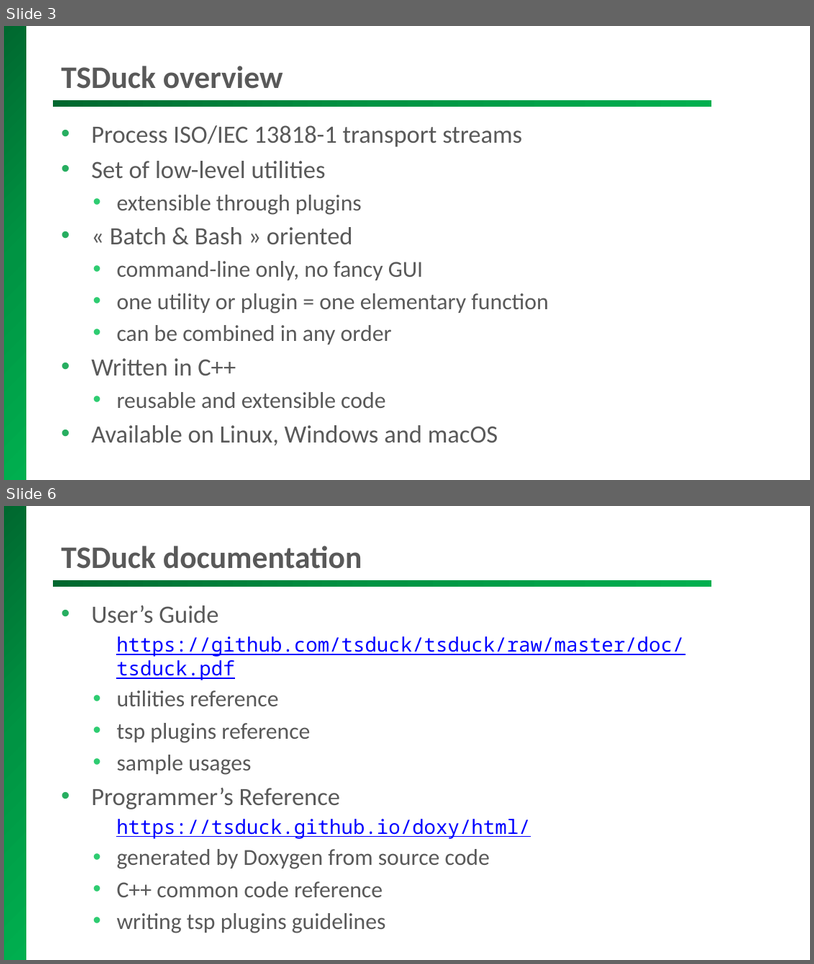
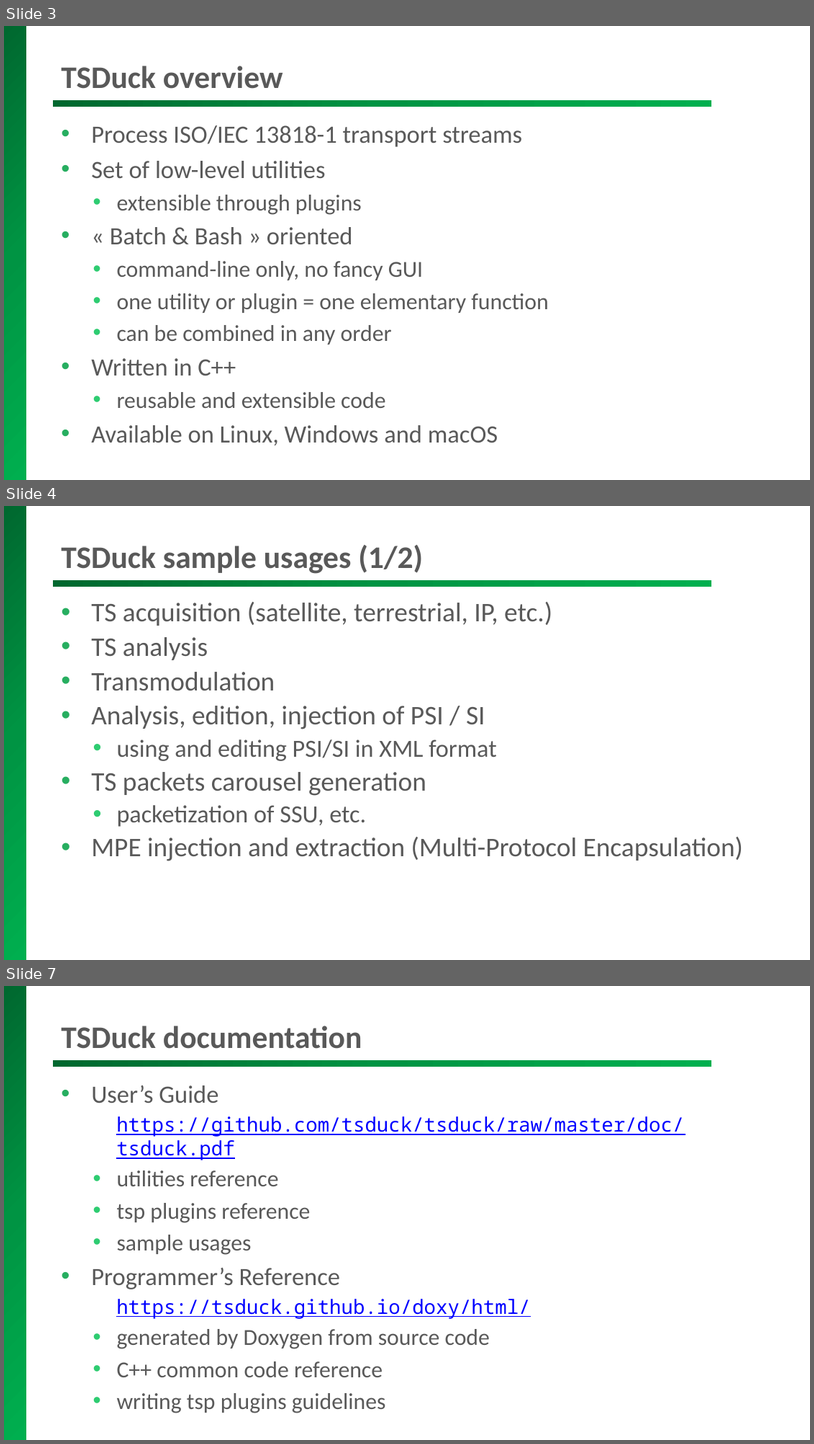
Before and after one commit to tsduck/tsduck, a slide deck: doc/tsduck-presentation.pptx. Shown one above the other, each under a label of ours: slides 3 and 6 before the commit, slides 3, 4 and 7 after it; the slides between them are not shown. The pictures are 814x964 and 814x1444 pixels, drawn with LibreOffice and Linux fonts; fonts in the diff are those of the drawing; background and template pictures are left out. Boxes give left, top, right and bottom in pixels: in the first picture for what was removed or moved away, otherwise in the second. Text is boxed around its words. In the diff, an @@ line names an element or a change of style, - is before the commit and + after.

```diff
--- a/doc/tsduck-presentation.pptx
+++ b/doc/tsduck-presentation.pptx
@@ slide 4 added at (x1=4, y1=506, x2=810, y2=960), background #FFFFFF; not listed: 2 template elements that a slide beside it also shows @@
@@ title added at (x1=61, y1=545, x2=423, y2=574), 28 pt, text #595959, bold @@
+TSDuck sample usages (1/2)
@@ text added at (x1=91, y1=602, x2=743, y2=861), 24 pt, text #595959 @@
+• TS acquisition (satellite, terrestrial, IP, etc.)
+• TS analysis
+• Transmodulation
+• Analysis, edition, injection of PSI / SI
+  • using and editing PSI/SI in XML format
+• TS packets carousel generation
+  • packetization of SSU, etc.
+• MPE injection and extraction (Multi-Protocol Encapsulation)
@@ what was slide 6 is now slide 7 @@
```
Also in this commit, not shown: 11 slides changed, 1 other slide added, 6 other files.
